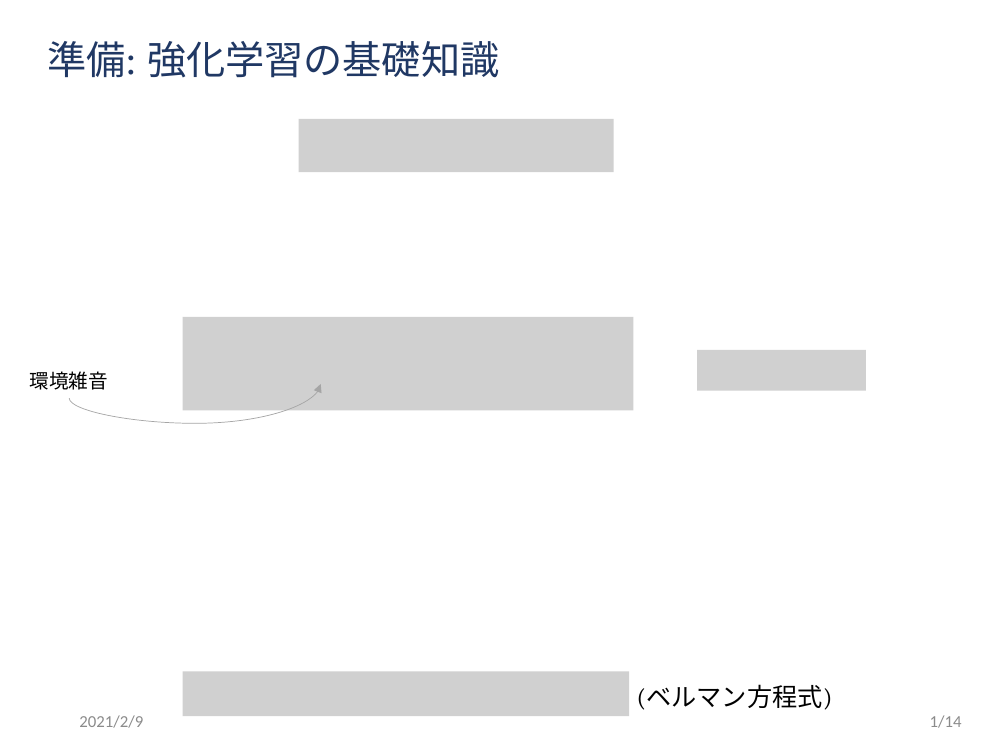
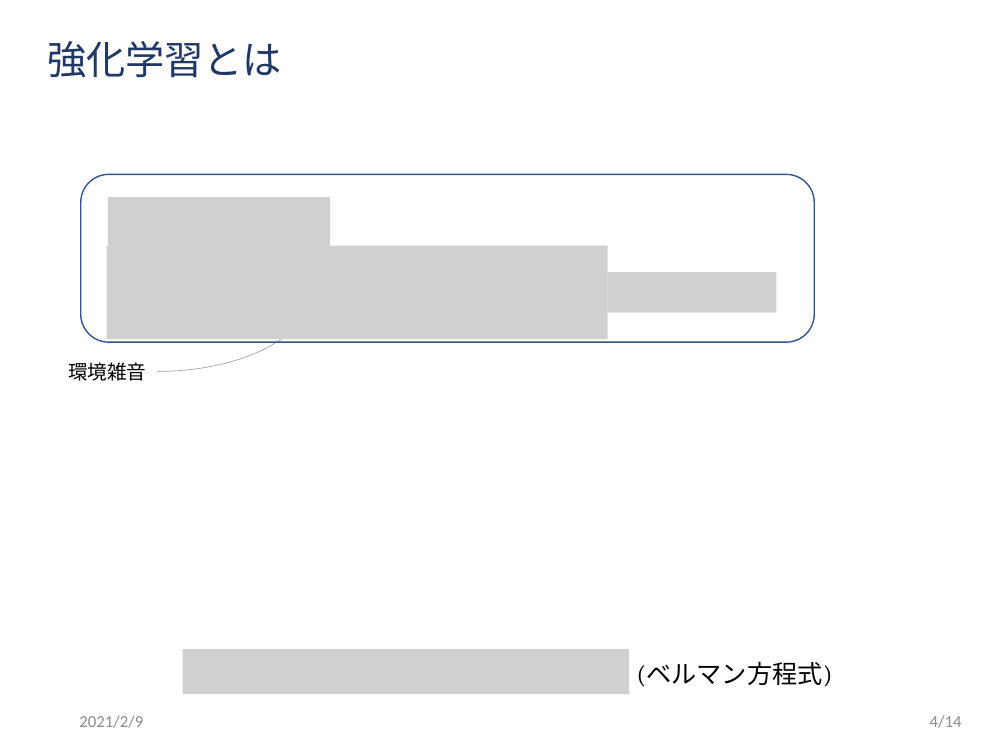
Before and after one commit to ibuki1024/thesis, a slide deck: slide 5 of slide/master.pptx (slide 2 before the commit). Drawn at 1008x756 pixels with LibreOffice and Linux fonts; fonts in the diff are those of the drawing; grey boxes stand for pictures; background and template pictures are left out. Boxes give left, top, right and bottom in pixels: in the first picture for what was removed or moved away, otherwise in the second. Text is boxed around its words. In the diff, an @@ line names an element or a change of style, - is before the commit and + after.

```diff
--- a/slide/master.pptx
+++ b/slide/master.pptx
@@ title at (x1=47, y1=41, x2=282, y2=78): text changed @@
-準備: 強化学習の基礎知識
+強化学習とは
@@ picture removed at (x1=298, y1=119, x2=613, y2=172) @@
@@ group added at (x1=81, y1=174, x2=814, y2=342): 3 pictures, 1 rounded rectangle @@
@@ curved arrow moved from (70, 398) - (321, 384) to (157, 372) - (301, 309) @@
@@ picture removed at (x1=182, y1=317, x2=633, y2=410) @@
@@ text "環境雑音" moved from (x1=29, y1=371, x2=107, y2=390) to (x1=68, y1=362, x2=146, y2=381) @@
@@ picture removed at (x1=698, y1=350, x2=867, y2=390) @@
@@ picture moved from (x1=182, y1=671, x2=629, y2=716) to (x1=182, y1=649, x2=629, y2=694) @@
@@ text "(ベルマン方程式)" moved from (x1=637, y1=684, x2=833, y2=710) to (x1=637, y1=661, x2=833, y2=687) @@
@@ page number at (x1=930, y1=715, x2=962, y2=728): text changed @@
-1/14
+4/14
```
Also in this commit, not shown: 5 other slides changed, 4 slides added, 1 slide removed, 4 other files.
